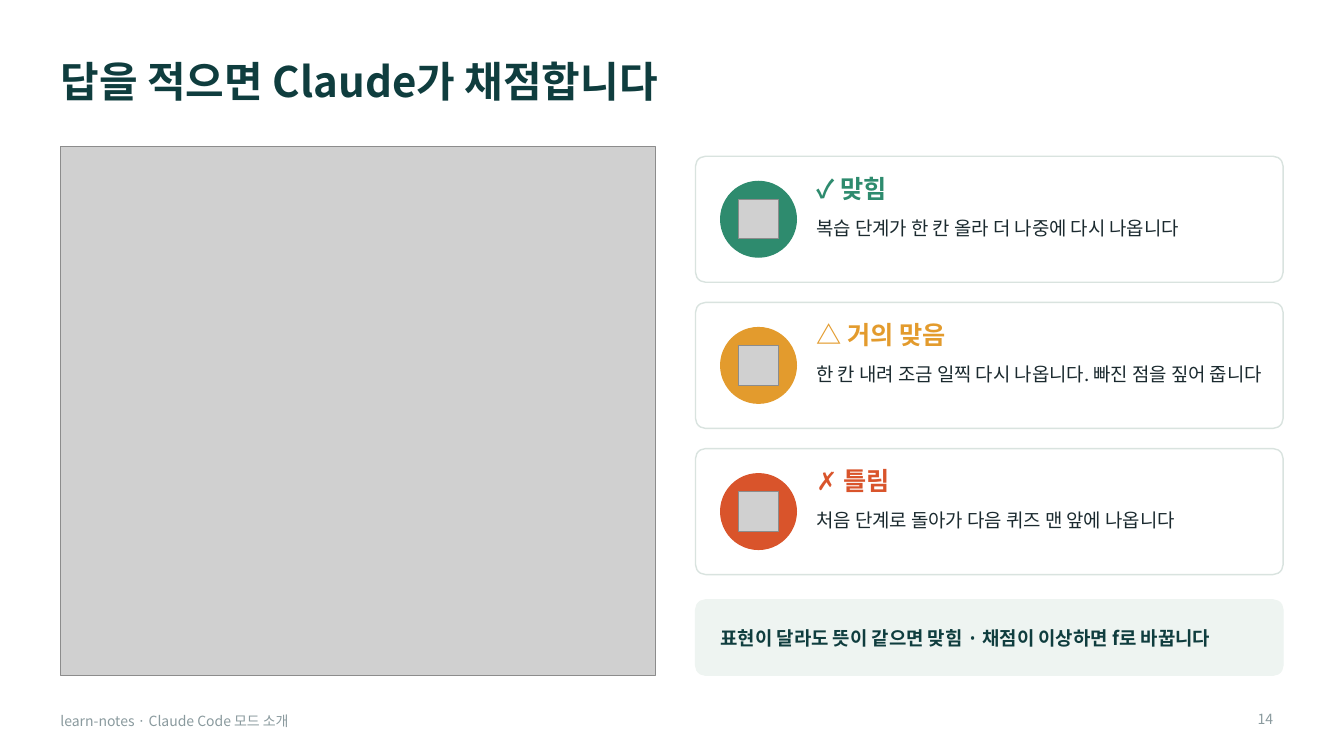
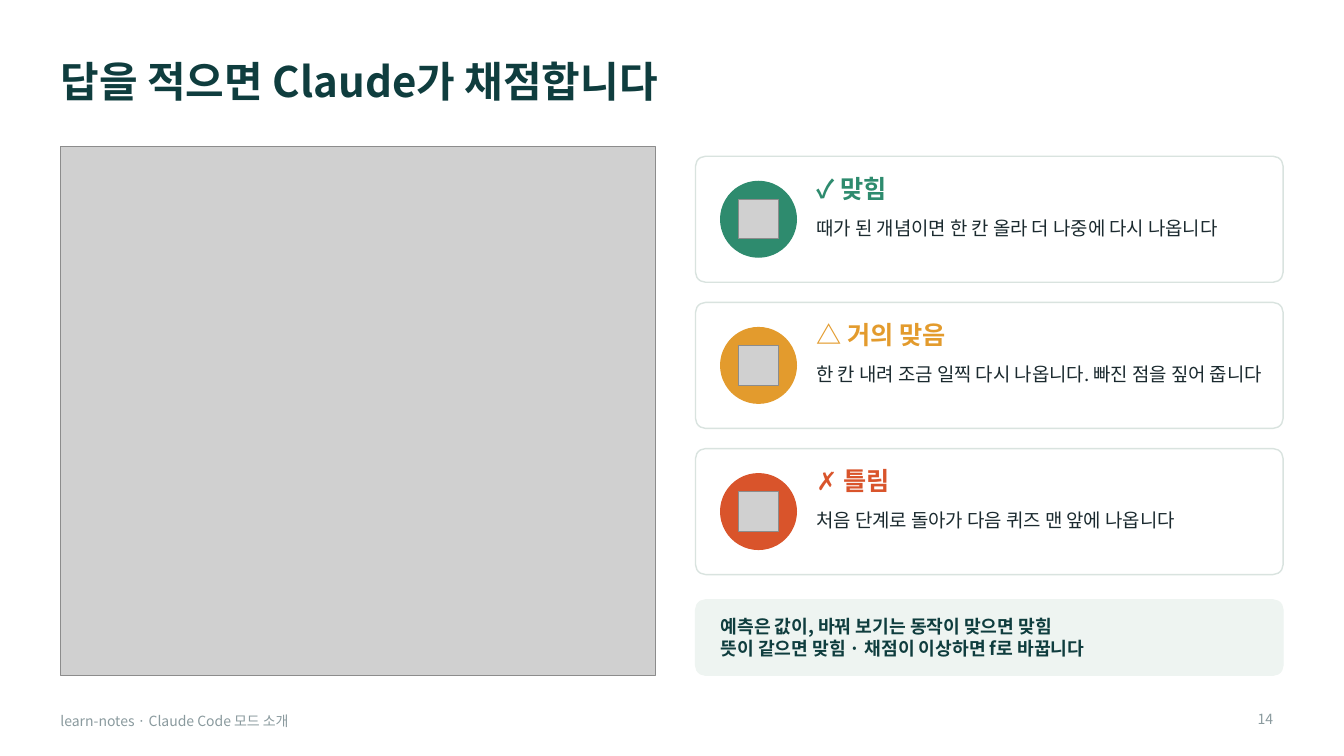
Before and after one commit to Owen-YC/learn-notes, a slide deck: slide 14 of docs/team/learn-notes-intro.pptx. Drawn at 1344x756 pixels with LibreOffice and Linux fonts; fonts in the diff are those of the drawing; grey boxes stand for pictures. Boxes give left, top, right and bottom in pixels: in the first picture for what was removed or moved away, otherwise in the second. Text is boxed around its words. In the diff, an @@ line names an element or a change of style, - is before the commit and + after.

```diff
--- a/docs/team/learn-notes-intro.pptx
+++ b/docs/team/learn-notes-intro.pptx
@@ text at (816,219,1217,237): text changed @@
-복습 단계가 한 칸 올라 더 나중에 다시 나옵니다
+때가 된 개념이면 한 칸 올라 더 나중에 다시 나옵니다
@@ text at (721,617,1084,657): text changed; size 13.5 to 13 pt @@
-표현이 달라도 뜻이 같으면 맞힘 · 채점이 이상하면 f로 바꿉니다
+예측은 값이, 바꿔 보기는 동작이 맞으면 맞힘
+뜻이 같으면 맞힘 · 채점이 이상하면 f로 바꿉니다
```
Also in this commit, not shown: 12 other slides changed, 2 slides added, 1 slide removed, 13 other files.
